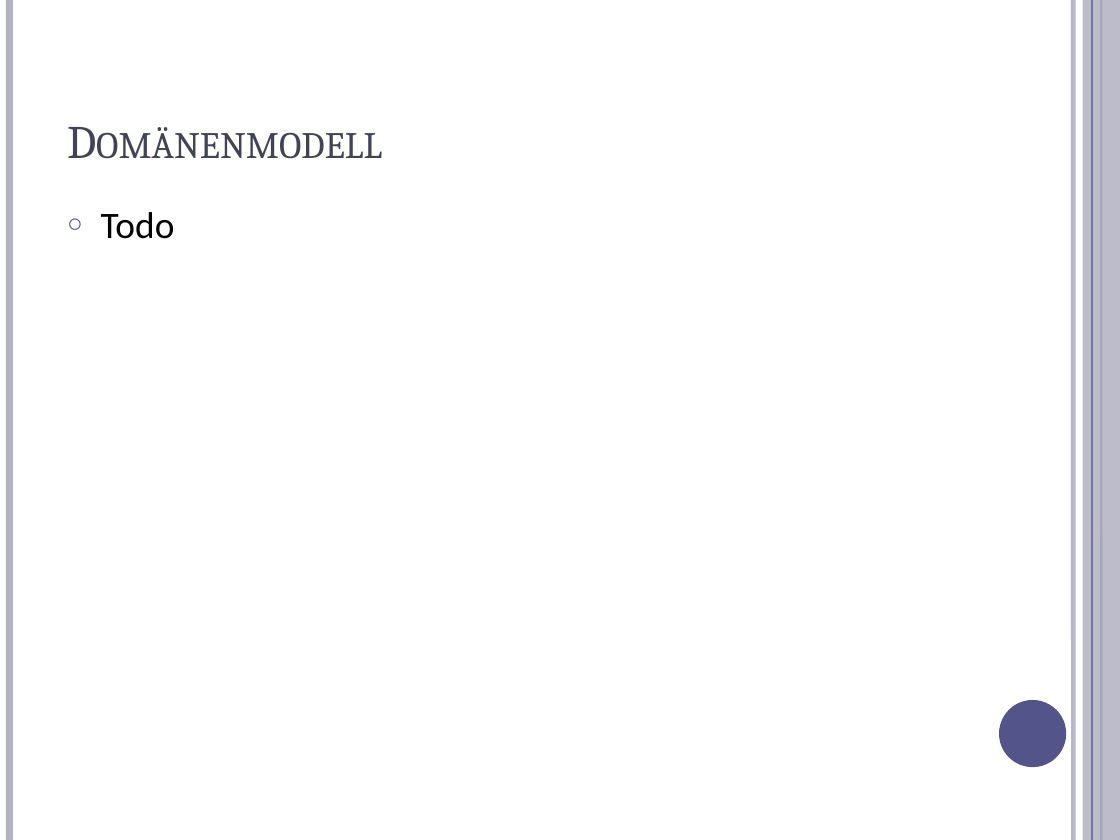
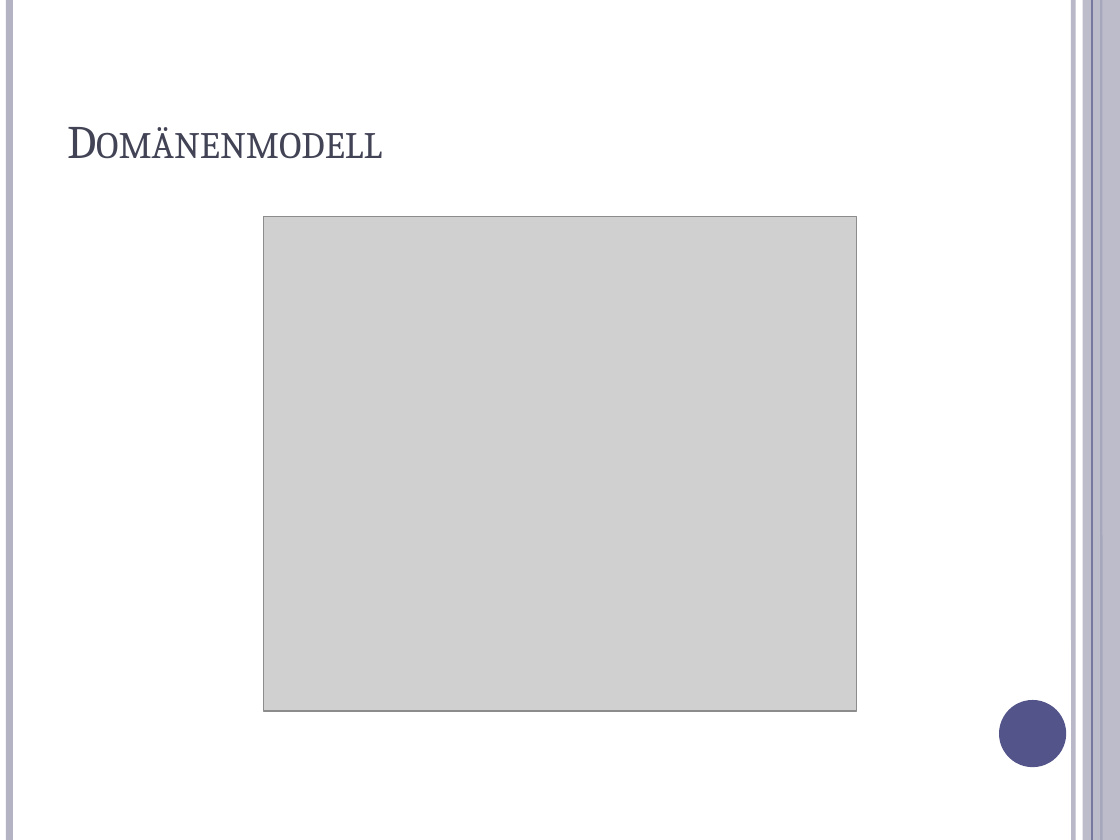
Before and after one commit to stoeffel/SEPS-GRP1, a slide deck: slide 5 of documentation/presentation/Analyse/Analyse.pptx. Drawn at 1120x840 pixels with LibreOffice and Linux fonts; fonts in the diff are those of the drawing; grey boxes stand for pictures. Boxes give left, top, right and bottom in pixels: in the first picture for what was removed or moved away, otherwise in the second. Text is boxed around its words. In the diff, an @@ line names an element or a change of style, - is before the commit and + after.

```diff
--- a/documentation/presentation/Analyse/Analyse.pptx
+++ b/documentation/presentation/Analyse/Analyse.pptx
@@ text removed at [101, 212, 175, 239] @@
-○ Todo
@@ picture added at [263, 216, 857, 711] @@
```
Also in this commit, not shown: 4 other slides changed, 2 slides added, 2 other files.
